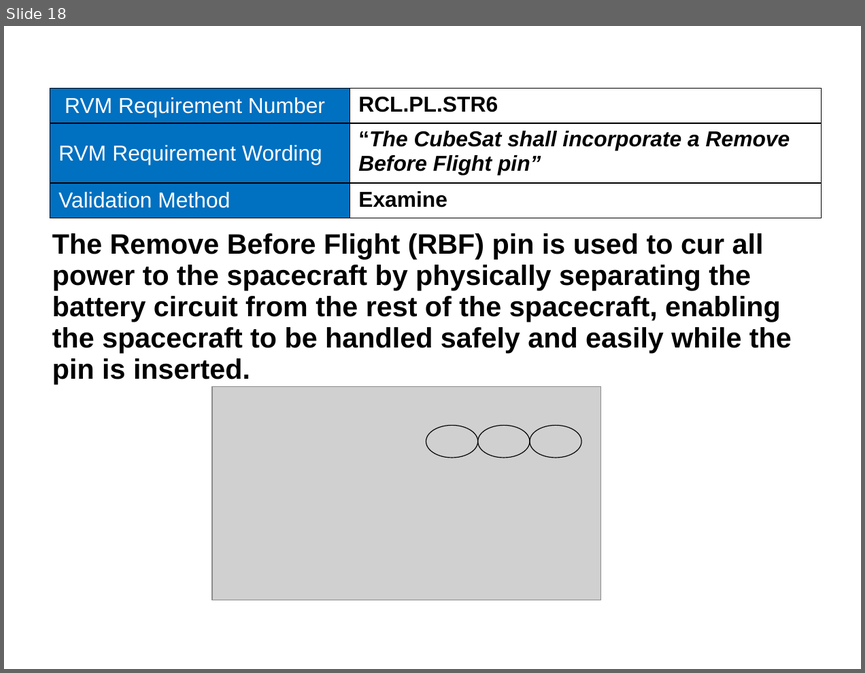
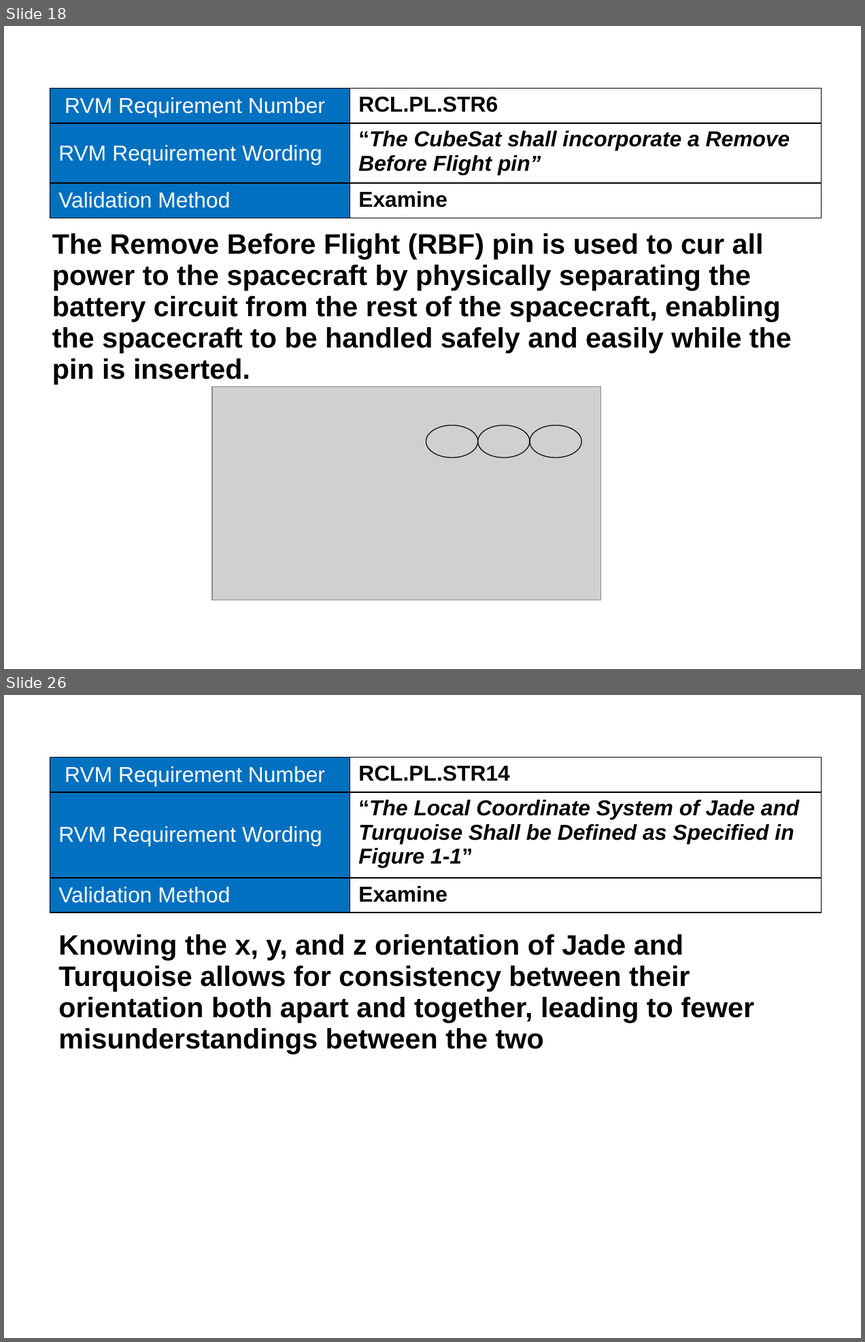
Before and after one commit to RascalSeniorDesign/Preliminary-Design, a slide deck: CMQA/Presentations/SRR Presentation.pptx. Shown one above the other, each under a label of ours: slide 18 before the commit, slides 18 and 26 after it; the slides between them are not shown. The pictures are 865x673 and 865x1342 pixels, drawn with LibreOffice and Linux fonts; fonts in the diff are those of the drawing; grey boxes stand for pictures; background and template pictures are left out. Boxes give left, top, right and bottom in pixels: in the first picture for what was removed or moved away, otherwise in the second. Text is boxed around its words. In the diff, an @@ line names an element or a change of style, - is before the commit and + after.

```diff
--- a/CMQA/Presentations/SRR Presentation.pptx
+++ b/CMQA/Presentations/SRR Presentation.pptx
@@ slide 26 added at (x1=4, y1=695, x2=861, y2=1338), background picture (left out) @@
@@ table added at (x1=50, y1=757, x2=821, y2=913), 3 rows, 2 columns @@
+RVM Requirement Number | RCL.PL.STR14
+RVM Requirement Wording | “The Local Coordinate System of Jade and Turquoise Shall be Defined as Specified in Figure 1-1”
+Validation Method | Examine
@@ title added at (x1=358, y1=765, x2=510, y2=781), 32 pt, text #FFFFFF, italic @@
+RCL.PL.STR14
@@ text added at (x1=58, y1=934, x2=754, y2=1055), 26 pt, text #000000, bold @@
+Knowing the x, y, and z orientation of Jade and Turquoise allows for consistency between their orientation both apart and together, leading to fewer misunderstandings between the two
```
Also in this commit, not shown: 7 other slides added, 9 slides removed.
